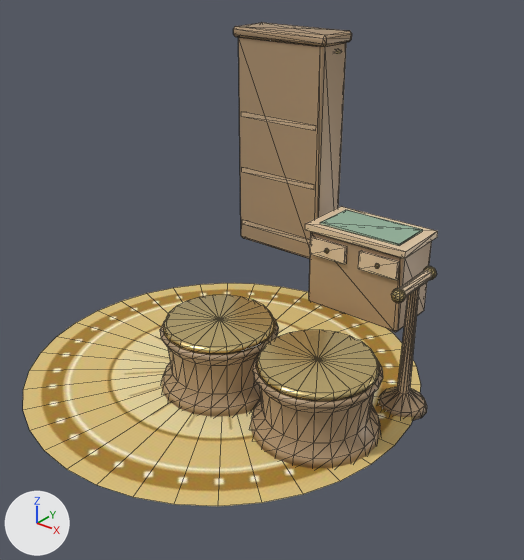
Renders of the glTF model assets/furniture/attention_furniture.glb from each side of a commit.
Camera for both pictures: a 50 mm camera at (6.66, -2.98, 5.91) aimed at (4.07, 0.27, 3.9). Every picture has the same lights, and +X, +Y and +Z are marked at lower left. The first picture is the older version. Mesh edges are drawn as thin lines. Vertices at exactly the same position are counted once.

Names of what the first picture shows: 'Attention_Furniture_Set'.
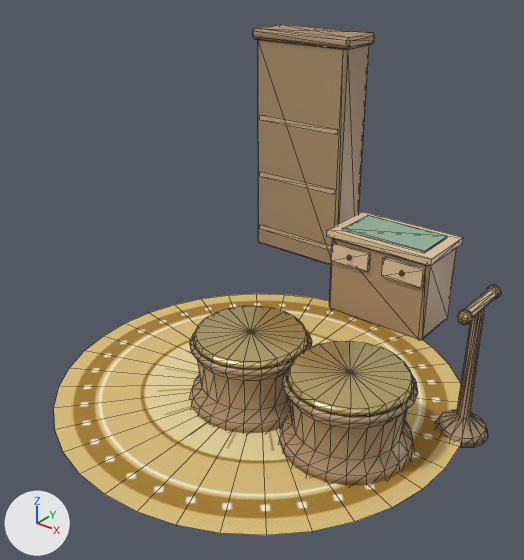
Where the change shows, as pixel boxes [x1, y1, x2, y2] in the pictures (524 x 560 px; the box of a moved part takes in the faces that stretch with it):
'Attention_Furniture_Set', reshaped (8% wider)
    before: [23, 23, 438, 506]
    after: [54, 24, 501, 535]
part 1 of me_attention_furniture_set_mesh, moved or reshaped
    before: [23, 283, 421, 506]
    after: [54, 294, 461, 535]
part 2 of me_attention_furniture_set_mesh, moved or reshaped
    before: [320, 210, 423, 246]
    after: [342, 215, 448, 253]
part 3 of me_attention_furniture_set_mesh, moved or reshaped
    before: [238, 37, 346, 259]
    after: [258, 40, 369, 265]
part 4 of me_attention_furniture_set_mesh, moved or reshaped
    before: [233, 23, 352, 47]
    after: [253, 24, 375, 49]
part 5 of me_attention_furniture_set_mesh, moved or reshaped
    before: [309, 232, 432, 332]
    after: [329, 238, 457, 340]
part 6 of me_attention_furniture_set_mesh, moved or reshaped
    before: [160, 319, 279, 417]
    after: [190, 331, 312, 433]
part 7 of me_attention_furniture_set_mesh, moved or reshaped
    before: [250, 356, 383, 468]
    after: [279, 367, 418, 485]
part 8 of me_attention_furniture_set_mesh, moved or reshaped
    before: [378, 286, 427, 421]
    after: [436, 307, 488, 447]
part 9 of me_attention_furniture_set_mesh, moved or reshaped
    before: [242, 220, 310, 244]
    after: [260, 225, 332, 250]
part 10 of me_attention_furniture_set_mesh, moved or reshaped
    before: [242, 168, 314, 189]
    after: [260, 172, 335, 195]
part 11 of me_attention_furniture_set_mesh, moved or reshaped
    before: [241, 112, 316, 131]
    after: [260, 115, 338, 134]
part 12 of me_attention_furniture_set_mesh, moved or reshaped
    before: [305, 206, 438, 258]
    after: [327, 212, 463, 266]
part 13 of me_attention_furniture_set_mesh, moved or reshaped
    before: [310, 236, 347, 264]
    after: [331, 242, 370, 271]
part 14 of me_attention_furniture_set_mesh, moved or reshaped
    before: [358, 250, 399, 280]
    after: [382, 257, 425, 288]
part 15 of me_attention_furniture_set_mesh, moved or reshaped
    before: [400, 270, 432, 297]
    after: [465, 289, 497, 317]
part 16 of me_attention_furniture_set_mesh, moved or reshaped
    before: [163, 295, 276, 354]
    after: [193, 306, 309, 369]
part 17 of me_attention_furniture_set_mesh, moved or reshaped
    before: [256, 330, 380, 401]
    after: [286, 341, 415, 417]
part 18 of me_attention_furniture_set_mesh, moved or reshaped
    before: [423, 266, 437, 280]
    after: [486, 285, 501, 299]
part 19 of me_attention_furniture_set_mesh, moved or reshaped
    before: [391, 288, 406, 303]
    after: [457, 309, 473, 325]

The change in detail:
me_attention_furniture_set_mesh is used by ob_attention_furniture_set; location (0.0, 0.0, 0.0).
me_attention_furniture_set_mesh had 973 vertices, 1756 faces and spanned x 2.51..5.15, y -1.17..2.01, z 3.18..5.2.
me_attention_furniture_set_mesh now has 973 vertices, 1756 faces and spans x 2.83..5.54, y -1.17..2.01, z 3.18..5.2.
me_attention_furniture_set_mesh part 1: the loose piece of 37 vertices spanning x 2.51..5.15, y -1.17..1.47, z 3.2 is moved by (0.32, 0.0, 0.0).
me_attention_furniture_set_mesh part 2: the loose piece of 8 vertices spanning x 3.76..4.44, y 1.37..1.73, z 3.86..3.88 is moved by (0.2, 0.0, 0.0).
me_attention_furniture_set_mesh part 3: the loose piece of 26 vertices spanning x 2.7..3.54, y 1.65..1.99, z 3.38..5.14 is moved by (0.2, 0.0, 0.0).
me_attention_furniture_set_mesh part 4: the loose piece of 26 vertices spanning x 2.67..3.57, y 1.63..2.01, z 5.12..5.2 is moved by (0.2, 0.0, 0.0).
me_attention_furniture_set_mesh part 5: the loose piece of 26 vertices spanning x 3.69..4.51, y 1.32..1.78, z 3.18..3.82 is moved by (0.2, 0.0, 0.0).
me_attention_furniture_set_mesh part 6: the loose piece of 134 vertices spanning x 3.52..4.32, y -0.38..0.42, z 3.18..3.63 is moved by (0.26, 0.0, 0.0).
me_attention_furniture_set_mesh part 7: the loose piece of 134 vertices spanning x 4.28..5.08, y -0.38..0.42, z 3.18..3.63 is moved by (0.22, 0.0, 0.0).
me_attention_furniture_set_mesh part 8: the loose piece of 58 vertices spanning x 4.82..5.14, y 0.39..0.71, z 3.18..4.03 is moved by (0.4, 0.0, 0.0).
me_attention_furniture_set_mesh part 9: the loose piece of 8 vertices spanning x 2.74..3.5, y 1.65..1.95, z 3.53..3.57 is moved by (0.2, 0.0, 0.0).
me_attention_furniture_set_mesh part 10: the loose piece of 8 vertices spanning x 2.74..3.5, y 1.65..1.95, z 4.01..4.05 is moved by (0.2, 0.0, 0.0).
me_attention_furniture_set_mesh part 11: the loose piece of 8 vertices spanning x 2.74..3.5, y 1.65..1.95, z 4.49..4.53 is moved by (0.2, 0.0, 0.0).
me_attention_furniture_set_mesh part 12: the loose piece of 8 vertices spanning x 3.67..4.53, y 1.3..1.8, z 3.81..3.87 is moved by (0.2, 0.0, 0.0).
me_attention_furniture_set_mesh part 13: the loose piece of 8 vertices spanning x 3.72..4.04, y 1.29..1.32, z 3.63..3.77 is moved by (0.2, 0.0, 0.0).
me_attention_furniture_set_mesh part 14: the loose piece of 8 vertices spanning x 4.16..4.48, y 1.29..1.32, z 3.63..3.77 is moved by (0.2, 0.0, 0.0).
me_attention_furniture_set_mesh part 15: the loose piece of 18 vertices spanning x 4.95..5.01, y 0.36..0.74, z 4.01..4.07 is moved by (0.4, 0.0, 0.0).
me_attention_furniture_set_mesh part 16: the loose piece of 67 vertices spanning x 3.56..4.28, y -0.34..0.38, z 3.62..3.67 is moved by (0.26, 0.0, 0.0).
me_attention_furniture_set_mesh part 17: the loose piece of 67 vertices spanning x 4.32..5.04, y -0.34..0.38, z 3.62..3.67 is moved by (0.22, 0.0, 0.0).
me_attention_furniture_set_mesh part 18: the loose piece of 72 vertices spanning x 4.94..5.02, y 0.7..0.78, z 4.0..4.08 is moved by (0.4, 0.0, 0.0).
me_attention_furniture_set_mesh part 19: the loose piece of 72 vertices spanning x 4.94..5.02, y 0.32..0.4, z 4.0..4.08 is moved by (0.4, 0.0, 0.0).
Other edits to the shape of me_attention_furniture_set_mesh do not show in these pictures.
